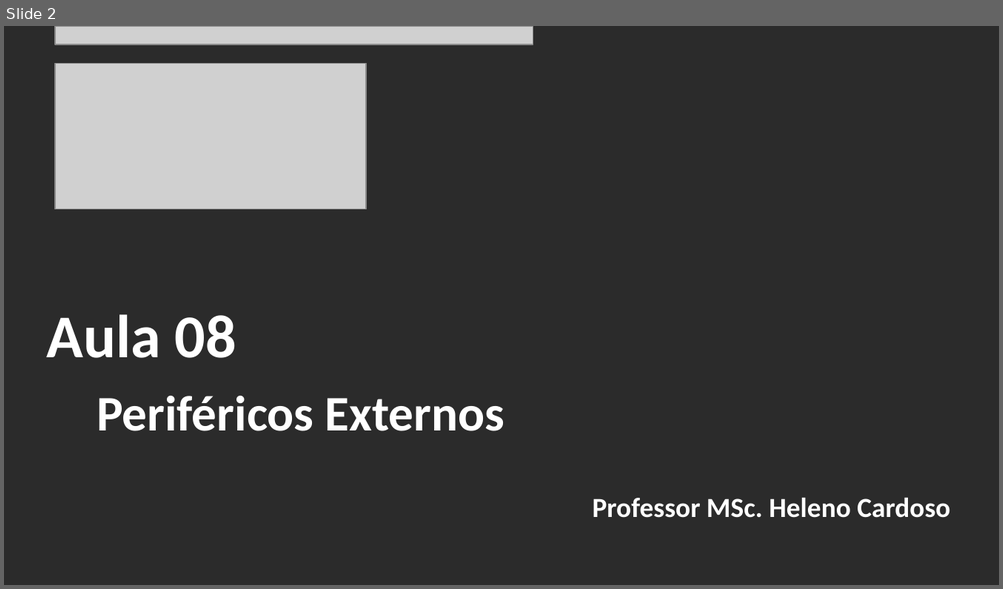
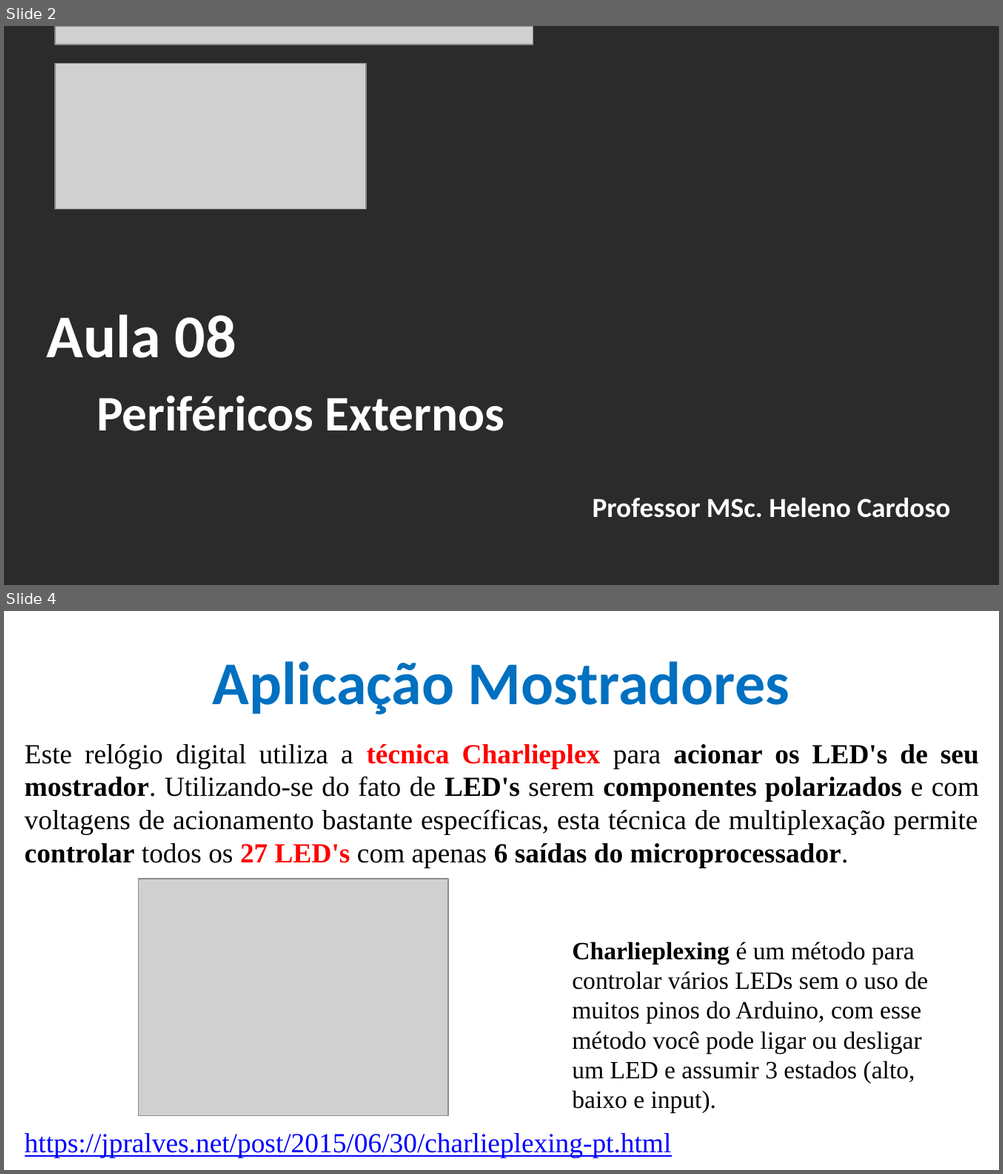
Before and after one commit to CloudEducationBrazil/WydenArea1ProgramacaoMicrocontroladores, a slide deck: 01 Classes/Aula 08 - Programação Microcontroladores - Periféricos Externos- Mostradores e Interrupções.pptx. Shown one above the other, each under a label of ours: slide 2 before the commit, slides 2 and 4 after it; the slides between them are not shown. The pictures are 1003x589 and 1003x1174 pixels, drawn with LibreOffice and Linux fonts; fonts in the diff are those of the drawing; grey boxes stand for pictures; background and template pictures are left out; a plain dark background stands for a picture behind light text. Boxes give left, top, right and bottom in pixels: in the first picture for what was removed or moved away, otherwise in the second. Text is boxed around its words. In the diff, an @@ line names an element or a change of style, - is before the commit and + after.

```diff
--- a/01 Classes/Aula 08 - Programação Microcontroladores - Periféricos Externos- Mostradores e Interrupções.pptx
+++ b/01 Classes/Aula 08 - Programação Microcontroladores - Periféricos Externos- Mostradores e Interrupções.pptx
@@ slide 4 added at [4, 611, 999, 1170], background picture (left out) @@
@@ title added at [212, 661, 790, 715], 44 pt, text #0070C0, bold @@
+Aplicação Mostradores
@@ text added at [25, 744, 979, 1159], 20 pt, text #000000 @@
+Este relógio digital utiliza a técnica Charlieplex para acionar os LED's de seu mostrador. Utilizando-se do fato de LED's serem componentes polarizados e com voltagens de acionamento bastante específicas, esta técnica de multiplexação permite controlar todos os 27 LED's com apenas 6 saídas do microprocessador.
+https://jpralves.net/post/2015/06/30/charlieplexing-pt.html
@@ picture added at [138, 879, 447, 1116] @@
@@ text added at [572, 942, 928, 1113], 18 pt, text #000000 @@
+Charlieplexing é um método para controlar vários LEDs sem o uso de muitos pinos do Arduino, com esse método você pode ligar ou desligar um LED e assumir 3 estados (alto, baixo e input).
```
Also in this commit, not shown: 6 slides changed, 13 other slides added, 4 other files.
